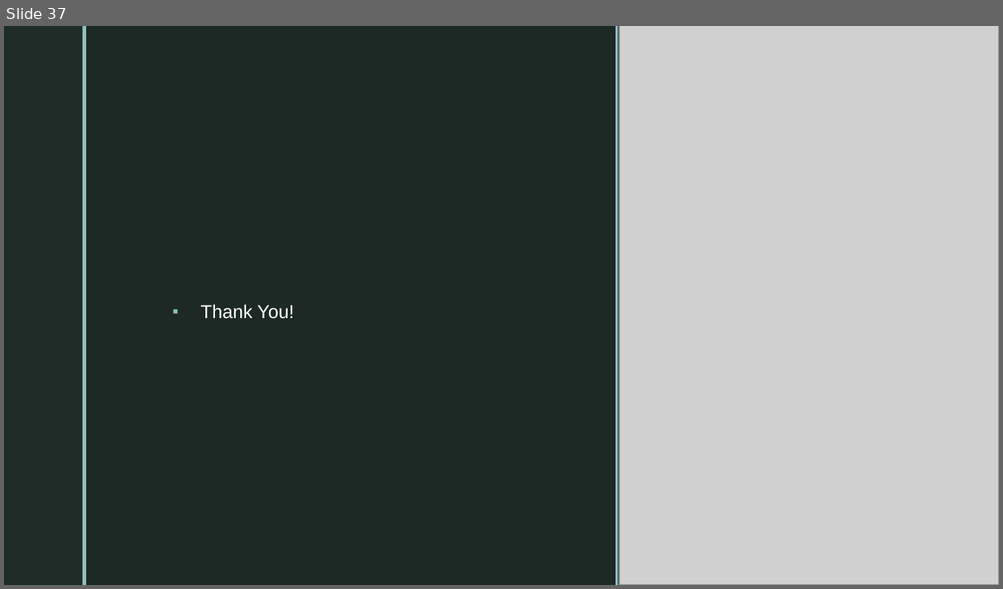
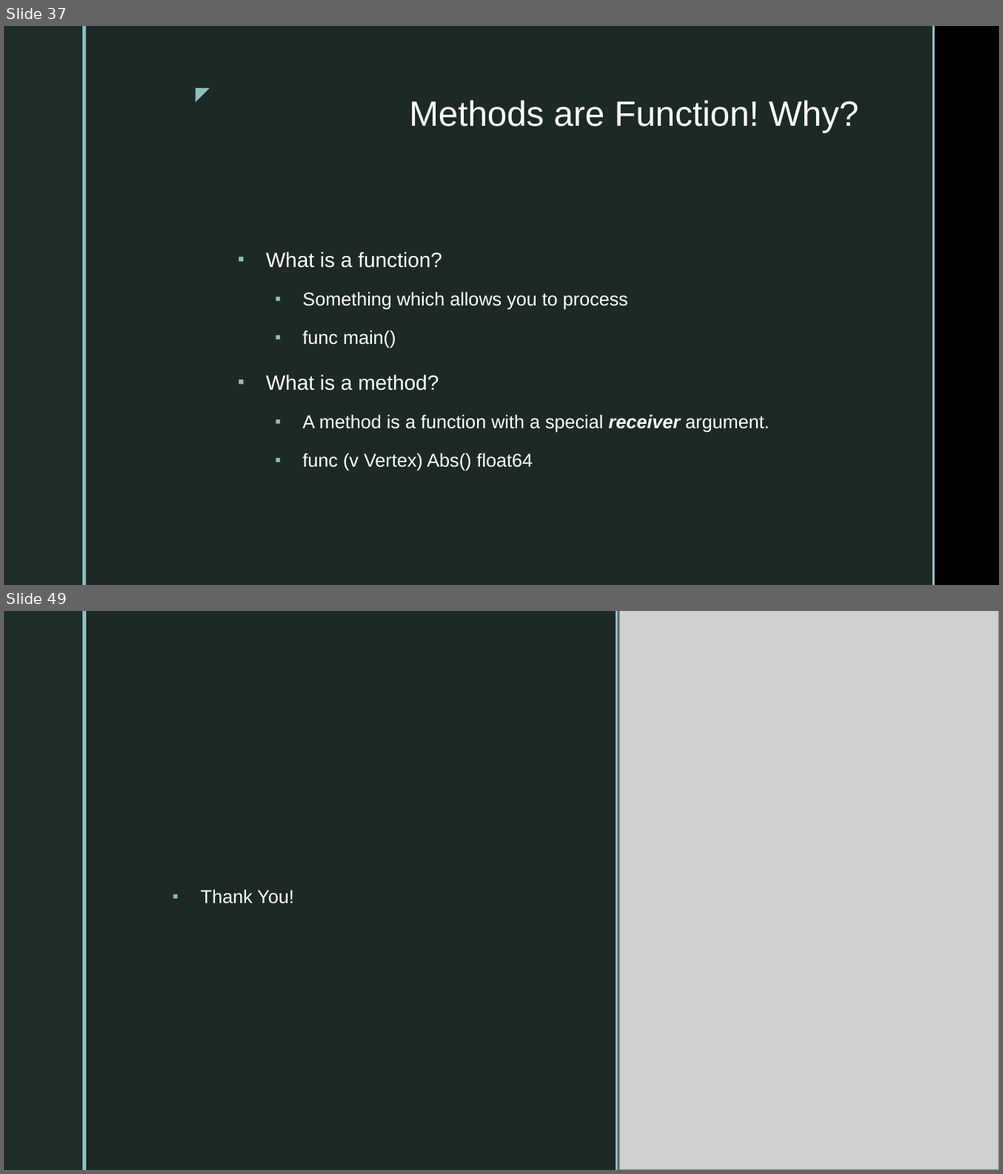
Before and after one commit to purvendra-k/goGaga, a slide deck: GoLangDataStructures.pptx. Shown one above the other, each under a label of ours: slide 37 before the commit, slides 37 and 49 after it; the slides between them are not shown. The pictures are 1003x589 and 1003x1174 pixels, drawn with LibreOffice and Linux fonts; fonts in the diff are those of the drawing; grey boxes stand for pictures; background and template pictures are left out. Boxes give left, top, right and bottom in pixels: in the first picture for what was removed or moved away, otherwise in the second. Text is boxed around its words. In the diff, an @@ line names an element or a change of style, - is before the commit and + after.

```diff
--- a/GoLangDataStructures.pptx
+++ b/GoLangDataStructures.pptx
@@ slide 37 added at bbox=[4, 26, 999, 585], background picture (left out); not listed: 2 template elements that a slide beside it also shows @@
@@ rectangle added at bbox=[4, 26, 82, 585], fill #1F2D29 @@
@@ rectangle added at bbox=[82, 26, 86, 585], fill #8EC0C1 @@
@@ text added at bbox=[183, 79, 216, 108], 18 pt, text #8EC0C1 @@
+◤
@@ title added at bbox=[409, 100, 858, 133], 34 pt, text #FFFFFF @@
+Methods are Function! Why?
@@ text added at bbox=[266, 252, 768, 471], 18 pt, text #FFFFFF @@
+▪ What is a function?
+  ▪ Something which allows you to process
+  ▪ func main()
+▪ What is a method?
+  ▪ A method is a function with a special receiver argument.
+  ▪ func (v Vertex) Abs() float64
@@ what was slide 37 is now slide 49 @@
```
Also in this commit, not shown: 1 slide changed, 11 other slides added, 6 other files.
